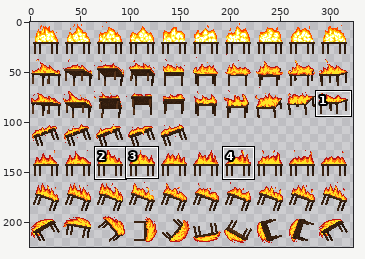
Two versions of one sprite sheet, Tables/res/tableSpriteSheet.png. The first picture is a wide view before the edit; the outline marks the close-up.
Close-up. Earlier state:
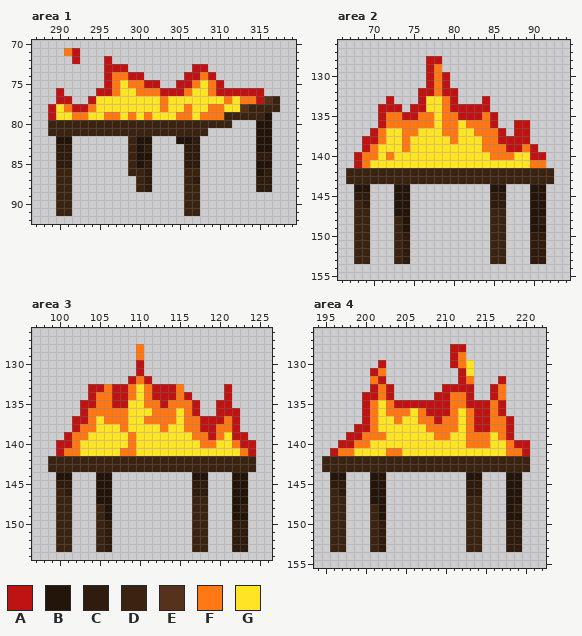
The file is 512x256 pixels. Shown: area 1: x 287..319, y 70..92; area 2: x 66..94, y 126..155; area 3: x 97..126, y 126..154; area 4: x 194..222, y 126..155. The wide view leaves out empty margins. The commit also changed other parts of the picture, which this record leaves out.
Palette (. is transparent): A #be1313  B #24150b  C #301c0e  D #3b2312  E #553219  F #ff7814  G #ffe324
Pixels before, area 1, first column x 289:
71 ..FA.........................
72 ...A...A.....................
73 .......AAA........AA.........
74 .......AFFAA.....AAFA........
75 .......AFGFFAA..AAFGFA.......
76 .A....AAFGGFFFAAAFGGFAAAAAA..
77 .AA..AGGGGGGGGFGGGGGGGFGFFAED
78 AGFAAFGGGGGGGGFGGFGGFFGGEDDDD
79 AGGFFGGFFGFGFGGGFFGFFFDDDDDB.
80 DDDDDDDDDDDDDDDDDDDDDDD...BB.
81 DDDDDDDDDDDDDDDDDDDD......BB.
82 .BB.......DBB...BBC.......BB.
83 .CC.......DBC....CC.......BB.
84 .CC.......DBB....CC.......CC.
85 .CC.......DBC....CC.......BB.
86 .DD.......DDC....DD.......BC.
87 .DD........DC....DC.......CC.
88 .DD........DC....DD.......CC.
89 .DD..............DD..........
90 .DD..............DD..........
91 .DD..............DD..........
Pixels before, area 2, first column x 67:
128 ..........AA..............
129 ..........AF..............
130 ..........AFA.............
131 ..........AFA.............
132 .........AAFAA............
133 .....A...AGGFA...A........
134 ....AAA.AAGGFAAAAA........
135 ....AFFAAFFGFFAAAFA.......
136 ....AFFFFFFGFFGFFFA..AA...
137 ...AFGGFFGGGFFGGFFFA.AA...
138 ..AAFGGFGGGGGFGGGFFAAAA...
139 ..AFGGGFGGGGGGGGGFFFAAFA..
140 .AFFGFGGGGGGGGGGGGFFFGGAA.
141 .AFGGGGGGGGGGGGGGGGGGGGFF.
142 DDDDDDDDDDDDDDDDDDDDDDDDDD
143 DDDDDDDDDDDDDDDDDDDDDDDDDD
144 .BB...BB..........BB...BB.
145 .CC...BB..........CC...BB.
146 .DC...BB..........CC...BB.
147 .DD...BB..........DD...BB.
148 .DD...DB..........DD...BC.
149 .DD...DB..........DD...BB.
150 .DD...DC..........DD...CC.
151 .DD...DC..........DD...CC.
152 .DD...DC..........DD...CC.
153 .DD...DC..........DD...CC.
Pixels before, area 3, first column x 99:
128 ...........F..............
129 ...........F..............
130 ...........A..............
131 ...........A..............
132 ..........AFA.............
133 .....AAFAAFGFAAAF.....A...
134 .....AFFAAFGFAAAFA....A...
135 ....AAFFAAGGFFAFFFA..AA...
136 ....AFFFFFGGGFFFGFA..AAA..
137 ...AAFGFFFGGFFFFGFFAAAFA..
138 ...AFFGGGFGGGGFGGFFAAFFA..
139 ..AFFGGGGGFGGGGGGGFFAFGAA.
140 .AAFGGGGGGFGGGGGGGGFFGGFAA
141 .AFFGGGGGFFGGGGGGGGGGGGGFA
142 DDDDDDDDDDDDDDDDDDDDDDDDDD
143 DDDDDDDDDDDDDDDDDDDDDDDDDD
144 .BB...BB..........BB...BB.
145 .CC...BB..........CC...BB.
146 .DC...BB..........CC...BB.
147 .DD...BB..........DD...BB.
148 .DD...DB..........DD...BC.
149 .DD...DB..........DD...BB.
150 .DD...DC..........DD...CC.
151 .DD...DC..........DD...CC.
152 .DD...DC..........DD...CC.
153 .DD...DC..........DD...CC.
Pixels before, area 4, first column x 195:
128 ................AA........
129 ................AF........
130 .......A........AFG.......
131 ......AF.........AG.......
132 ......FA.........AF...A...
133 ......AFA......AAAA..AF...
134 .....AAFA.....AAFFA..AF...
135 .....AFGFAAAAAAAFFAAAFA...
136 .....AFGFFFGFAAAFGFAAFA...
137 .....AFGGFGGFFAFFGFAAFFA..
138 ....AAFGGGGGGFFFFGFAAFFA..
139 ...AAFFFGGGGGGFFGGFFFGFA..
140 ..AAFFGGGGGGGGGGGGFFFGGFAA
141 .AFFGGGGFFGGGGGGGGGGGGGFFA
142 DDDDDDDDDDDDDDDDDDDDDDDDDD
143 DDDDDDDDDDDDDDDDDDDDDDDDDD
144 .BB...BB..........BB...BB.
145 .CC...BB..........CC...BB.
146 .DC...BB..........CC...BB.
147 .DD...BB..........DD...BB.
148 .DD...DB..........DD...BC.
149 .DD...DB..........DD...BB.
150 .DD...DC..........DD...CC.
151 .DD...DC..........DD...CC.
152 .DD...DC..........DD...CC.
153 .DD...DC..........DD...CC.
Now the later version:
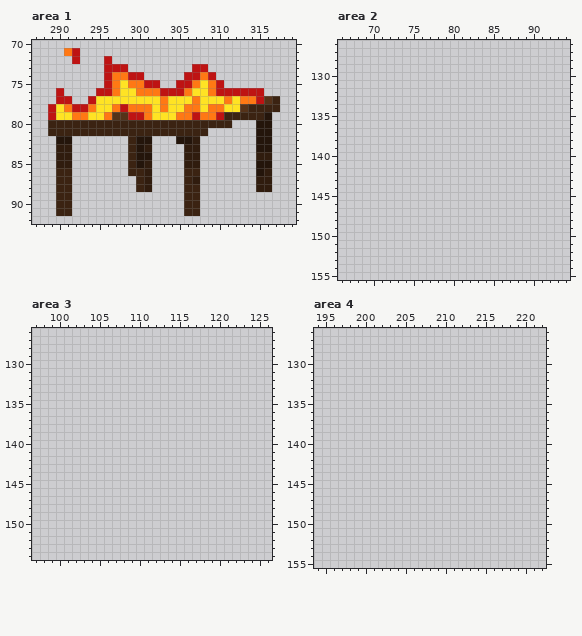
From old to new:
Area 1:
y 77: x 307 G -> F
y 78: x 297..301 GGGGG -> FAFFF; x 307 G -> F
y 79: x 297..300 FGFG -> EEAA; x 307 G -> A; x 310 F -> A
Area 2:
y 128: x 77..78 AA -> ..
y 129: x 77..78 AF -> ..
y 130..131: x 77..79 AFA -> ...
y 132: x 76..80 AAFAA -> .....
y 133: x 72 A -> .; x 76..80 AGGFA -> .....; x 84 A -> .
y 134: x 71..73 AAA -> ...; x 75..84 AAGGFAAAAA -> ..........
y 135: x 71..85 AFFAAFFGFFAAAFA -> ...............
y 136: x 71..85 AFFFFFFGFFGFFFA -> ...............; x 88..89 AA -> ..
y 137: x 70..86 AFGGFFGGGFFGGFFFA -> .................; x 88..89 AA -> ..
y 138: x 69..89 AAFGGFGGGGGFGGGFFAAAA -> .....................
y 139: x 69..90 AFGGGFGGGGGGGGGFFFAAFA -> ......................
y 140: x 68..91 AFFGFGGGGGGGGGGGGFFFGGAA -> ........................
y 141: x 68..91 AFGGGGGGGGGGGGGGGGGGGGFF -> ........................
y 142..143: x 67..92 DDDDDDDDDDDDDDDDDDDDDDDDDD -> ..........................
y 144: x 68..69 BB -> ..; x 73..74 BB -> ..; x 85..86 BB -> ..; x 90..91 BB -> ..
y 145: x 68..69 CC -> ..; x 73..74 BB -> ..; x 85..86 CC -> ..; x 90..91 BB -> ..
y 146: x 68..69 DC -> ..; x 73..74 BB -> ..; x 85..86 CC -> ..; x 90..91 BB -> ..
y 147: x 68..69 DD -> ..; x 73..74 BB -> ..; x 85..86 DD -> ..; x 90..91 BB -> ..
y 148: x 68..69 DD -> ..; x 73..74 DB -> ..; x 85..86 DD -> ..; x 90..91 BC -> ..
y 149: x 68..69 DD -> ..; x 73..74 DB -> ..; x 85..86 DD -> ..; x 90..91 BB -> ..
y 150..153: x 68..69 DD -> ..; x 73..74 DC -> ..; x 85..86 DD -> ..; x 90..91 CC -> ..
Area 3:
y 128..129: x 110 F -> .
y 130..131: x 110 A -> .
y 132: x 109..111 AFA -> ...
y 133: x 104..115 AAFAAFGFAAAF -> ............; x 121 A -> .
y 134: x 104..116 AFFAAFGFAAAFA -> .............; x 121 A -> .
y 135: x 103..117 AAFFAAGGFFAFFFA -> ...............; x 120..121 AA -> ..
y 136: x 103..117 AFFFFFGGGFFFGFA -> ...............; x 120..122 AAA -> ...
y 137: x 102..122 AAFGFFFGGFFFFGFFAAAFA -> .....................
y 138: x 102..122 AFFGGGFGGGGFGGFFAAFFA -> .....................
y 139: x 101..123 AFFGGGGGFGGGGGGGFFAFGAA -> .......................
y 140: x 100..124 AAFGGGGGGFGGGGGGGGFFGGFAA -> .........................
y 141: x 100..124 AFFGGGGGFFGGGGGGGGGGGGGFA -> .........................
y 142..143: x 99..124 DDDDDDDDDDDDDDDDDDDDDDDDDD -> ..........................
y 144: x 100..101 BB -> ..; x 105..106 BB -> ..; x 117..118 BB -> ..; x 122..123 BB -> ..
y 145: x 100..101 CC -> ..; x 105..106 BB -> ..; x 117..118 CC -> ..; x 122..123 BB -> ..
y 146: x 100..101 DC -> ..; x 105..106 BB -> ..; x 117..118 CC -> ..; x 122..123 BB -> ..
y 147: x 100..101 DD -> ..; x 105..106 BB -> ..; x 117..118 DD -> ..; x 122..123 BB -> ..
y 148: x 100..101 DD -> ..; x 105..106 DB -> ..; x 117..118 DD -> ..; x 122..123 BC -> ..
y 149: x 100..101 DD -> ..; x 105..106 DB -> ..; x 117..118 DD -> ..; x 122..123 BB -> ..
y 150..153: x 100..101 DD -> ..; x 105..106 DC -> ..; x 117..118 DD -> ..; x 122..123 CC -> ..
Area 4:
y 128: x 211..212 AA -> ..
y 129: x 211..212 AF -> ..
y 130: x 202 A -> .; x 211..213 AFG -> ...
y 131: x 201..202 AF -> ..; x 212..213 AG -> ..
y 132: x 201..202 FA -> ..; x 212..213 AF -> ..; x 217 A -> .
y 133: x 201..203 AFA -> ...; x 210..213 AAAA -> ....; x 216..217 AF -> ..
y 134: x 200..203 AAFA -> ....; x 209..213 AAFFA -> .....; x 216..217 AF -> ..
y 135: x 200..217 AFGFAAAAAAAFFAAAFA -> ..................
y 136: x 200..217 AFGFFFGFAAAFGFAAFA -> ..................
y 137: x 200..218 AFGGFGGFFAFFGFAAFFA -> ...................
y 138: x 199..218 AAFGGGGGGFFFFGFAAFFA -> ....................
y 139: x 198..218 AAFFFGGGGGGFFGGFFFGFA -> .....................
y 140: x 197..220 AAFFGGGGGGGGGGGGFFFGGFAA -> ........................
y 141: x 196..220 AFFGGGGFFGGGGGGGGGGGGGFFA -> .........................
y 142..143: x 195..220 DDDDDDDDDDDDDDDDDDDDDDDDDD -> ..........................
y 144: x 196..197 BB -> ..; x 201..202 BB -> ..; x 213..214 BB -> ..; x 218..219 BB -> ..
y 145: x 196..197 CC -> ..; x 201..202 BB -> ..; x 213..214 CC -> ..; x 218..219 BB -> ..
y 146: x 196..197 DC -> ..; x 201..202 BB -> ..; x 213..214 CC -> ..; x 218..219 BB -> ..
y 147: x 196..197 DD -> ..; x 201..202 BB -> ..; x 213..214 DD -> ..; x 218..219 BB -> ..
y 148: x 196..197 DD -> ..; x 201..202 DB -> ..; x 213..214 DD -> ..; x 218..219 BC -> ..
y 149: x 196..197 DD -> ..; x 201..202 DB -> ..; x 213..214 DD -> ..; x 218..219 BB -> ..
y 150..153: x 196..197 DD -> ..; x 201..202 DC -> ..; x 213..214 DD -> ..; x 218..219 CC -> ..
Changed places in both close-ups, as pixel boxes (x1, y1, x2, y2):
changed: (192, 96, 224, 120)
changed: (112, 104, 152, 120)
erased: (346, 56, 554, 264)
erased: (48, 344, 256, 552)
erased: (322, 344, 530, 552)
